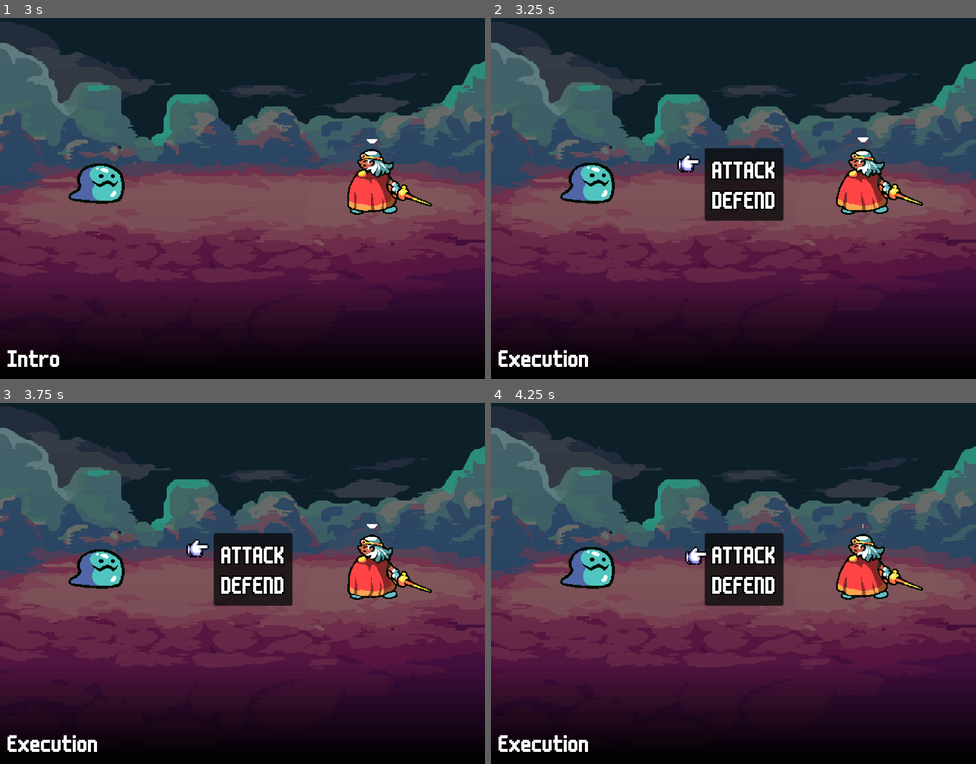
Above: before the commit, frames 1-4 (two rows, left to right).
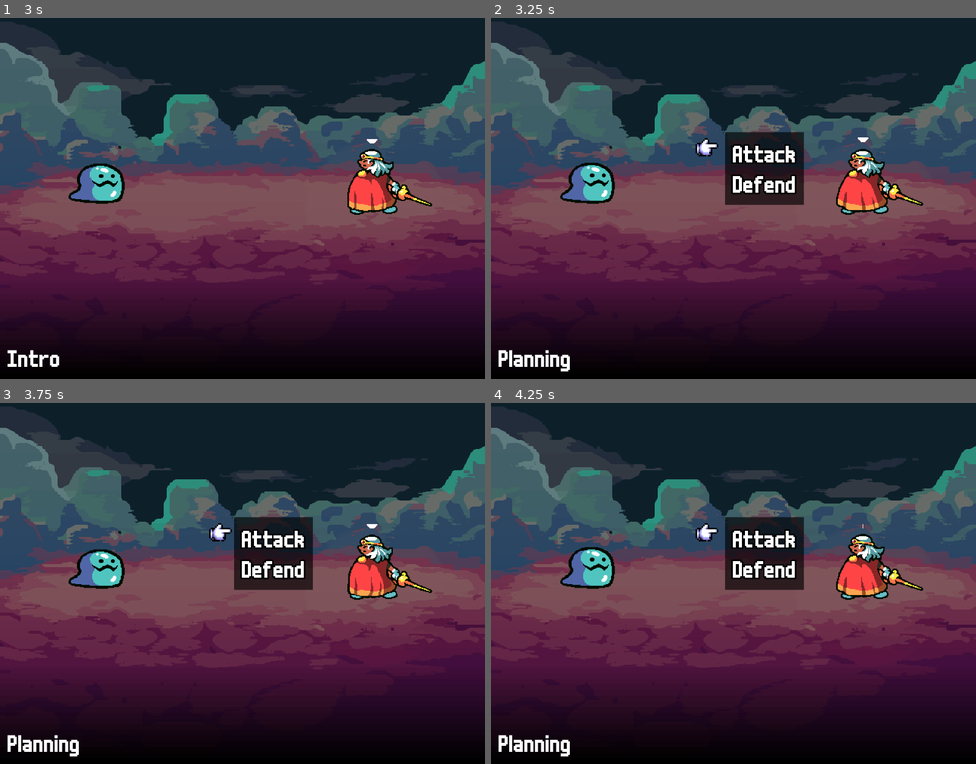
Above: after the commit, the same moments.

Repository: DevonOrxi/the-return
Game: Godot game, scene res://Source/Scene/Encounter.tscn
The game is run twice, just before and just after one commit, with the same random seed, the same clock (stepped at 60 frames per second) and the same inputs.
Inputs:
- Up to frame 1 (3 s): tap Enter (ui_accept) at 0.5, 0.6, 0.77, 1.07, 1.35, 1.52, 1.82, 2.1, 2.85 s; hold Right (ui_right) 0.53-1.28 s; hold Down (ui_down) 1.28-2.03 s; hold Right (ui_right) 2.03-2.78 s; hold Up (ui_up) from 2.78 s (still down)
- Up to frame 2 (3.25 s): keep holding Up (ui_up); tap Enter (ui_accept) at 3.02 s
- Up to frame 3 (3.75 s): tap Enter (ui_accept) at 3.32, 3.6 s; release Up (ui_up) at 3.53 s; hold Left (ui_left) from 3.53 s (still down)
- Up to frame 4 (4.25 s): keep holding Left (ui_left); tap Enter (ui_accept) at 3.77, 4.07 s

Frame 1 is identical in both runs. In frame 2, 4.9% of the frame differs, in the area x 1-65%, y 31-98%; in frame 3, 4.9%; in frame 4, 4.9%.

Commit message:
Instructions for UI

Diff:
--- /dev/null
+++ b/Source/Scene/BattleBasicLabel.tscn
@@ -0,0 +1,14 @@
+[gd_scene load_steps=3 format=3 uid="uid://calwg5s5fpxqg"]
+
+[ext_resource type="FontFile" uid="uid://dq40ewmey2fpc" path="res://Assets/Fonts/m6x11plus.ttf" id="1_sfjrh"]
+
+[sub_resource type="LabelSettings" id="LabelSettings_bv3gw"]
+font = ExtResource("1_sfjrh")
+font_size = 36
+outline_size = 8
+outline_color = Color(0, 0, 0, 1)
+
+[node name="Attack" type="Label"]
+size_flags_horizontal = 0
+text = "ATTACK"
+label_settings = SubResource("LabelSettings_bv3gw")
--- /dev/null
+++ b/Source/Scene/BattleSelectionCursor.tscn
@@ -0,0 +1,71 @@
+[gd_scene load_steps=5 format=3 uid="uid://dbktb84caprlv"]
+
+[ext_resource type="Texture2D" uid="uid://cgunupblcnbr2" path="res://Assets/UI/Cursors/cursor_hand.png" id="1_cwfo4"]
+
+[sub_resource type="Animation" id="Animation_qf5sy"]
+resource_name = "RESET"
+length = 0.1
+tracks/0/type = "value"
+tracks/0/imported = false
+tracks/0/enabled = true
+tracks/0/path = NodePath("PointerImage:position")
+tracks/0/interp = 1
+tracks/0/loop_wrap = true
+tracks/0/keys = {
+"times": PackedFloat32Array(0),
+"transitions": PackedFloat32Array(1),
+"update": 0,
+"values": [Vector2(-30, -10)]
+}
+
+[sub_resource type="Animation" id="Animation_7o4mf"]
+resource_name = "point"
+loop_mode = 1
+step = 0.05
+tracks/0/type = "value"
+tracks/0/imported = false
+tracks/0/enabled = true
+tracks/0/path = NodePath("PointerImage:position")
+tracks/0/interp = 1
+tracks/0/loop_wrap = true
+tracks/0/keys = {
+"times": PackedFloat32Array(0, 0.25, 0.5, 0.75, 2),
+"transitions": PackedFloat32Array(1, 3, 1, 1, 1),
+"update": 0,
+"values": [Vector2(-30, -10), Vector2(-34, -10), Vector2(-30, -10), Vector2(-26, -10), Vector2(-30, -10)]
+}
+
+[sub_resource type="AnimationLibrary" id="AnimationLibrary_l0ust"]
+_data = {
+"RESET": SubResource("Animation_qf5sy"),
+"point": SubResource("Animation_7o4mf")
+}
+
+[node name="SelectionCursor" type="Control"]
+layout_mode = 3
+anchors_preset = 0
+offset_left = 437.0
+offset_top = 209.0
+offset_right = 437.0
+offset_bottom = 209.0
+
+[node name="PointerImage" type="TextureRect" parent="."]
+layout_mode = 1
+anchors_preset = 6
+anchor_left = 1.0
+anchor_top = 0.5
+anchor_right = 1.0
+anchor_bottom = 0.5
+offset_left = -30.0
+offset_top = -10.0
+offset_bottom = 14.0
+grow_horizontal = 0
+grow_vertical = 2
+texture = ExtResource("1_cwfo4")
+stretch_mode = 2
+
+[node name="AnimationPlayer" type="AnimationPlayer" parent="."]
+libraries = {
+"": SubResource("AnimationLibrary_l0ust")
+}
+autoplay = "point"
--- a/Source/Scene/Encounter.tscn
+++ b/Source/Scene/Encounter.tscn
@@ -10,7 +10,7 @@
 [ext_resource type="Script" path="res://Source/Script/Battle/UIManager.gd" id="8_d3th6"]
 [ext_resource type="Texture2D" uid="uid://cnhpbdoql5sgw" path="res://Assets/UI/Cursors/arrow-down.png" id="9_6vlpy"]
 [ext_resource type="FontFile" uid="uid://dq40ewmey2fpc" path="res://Assets/Fonts/m6x11plus.ttf" id="9_p5plo"]
-[ext_resource type="Texture2D" uid="uid://cgunupblcnbr2" path="res://Assets/UI/Cursors/cursor_hand.png" id="10_15xvk"]
+[ext_resource type="Script" path="res://Source/Script/Battle/UI/ActionPanels/BaseActionPanel.gd" id="9_ra5gt"]
 
 [sub_resource type="AtlasTexture" id="AtlasTexture_2onxx"]
 atlas = ExtResource("6_8g0j1")
@@ -127,11 +127,7 @@
 "speed": 6.0
 }]
 
-[sub_resource type="LabelSettings" id="LabelSettings_bv3gw"]
-font = ExtResource("9_p5plo")
-font_size = 36
-outline_size = 8
-outline_color = Color(0, 0, 0, 1)
+[sub_resource type="CanvasItemMaterial" id="CanvasItemMaterial_5peuq"]
 
 [sub_resource type="Animation" id="Animation_llbrw"]
 resource_name = "RESET"
@@ -196,45 +192,6 @@
 "spin": SubResource("Animation_s3tvx")
 }
 
-[sub_resource type="Animation" id="Animation_qf5sy"]
-resource_name = "RESET"
-length = 0.1
-tracks/0/type = "value"
-tracks/0/imported = false
-tracks/0/enabled = true
-tracks/0/path = NodePath("PointerImage:position")
-tracks/0/interp = 1
-tracks/0/loop_wrap = true
-tracks/0/keys = {
-"times": PackedFloat32Array(0),
-"transitions": PackedFloat32Array(1),
-"update": 0,
-"values": [Vector2(-30, -10)]
-}
-
-[sub_resource type="Animation" id="Animation_7o4mf"]
-resource_name = "point"
-loop_mode = 1
-step = 0.05
-tracks/0/type = "value"
-tracks/0/imported = false
-tracks/0/enabled = true
-tracks/0/path = NodePath("PointerImage:position")
-tracks/0/interp = 1
-tracks/0/loop_wrap = true
-tracks/0/keys = {
-"times": PackedFloat32Array(0, 0.25, 0.5, 0.75, 2),
-"transitions": PackedFloat32Array(1, 3, 1, 1, 1),
-"update": 0,
-"values": [Vector2(-30, -10), Vector2(-34, -10), Vector2(-30, -10), Vector2(-26, -10), Vector2(-30, -10)]
-}
-
-[sub_resource type="AnimationLibrary" id="AnimationLibrary_l0ust"]
-_data = {
-"RESET": SubResource("Animation_qf5sy"),
-"point": SubResource("Animation_7o4mf")
-}
-
 [sub_resource type="CanvasItemMaterial" id="CanvasItemMaterial_cp0nv"]
 blend_mode = 3
 
@@ -375,43 +332,35 @@
 grow_vertical = 2
 metadata/_edit_lock_ = true
 
-[node name="BaseAction" type="PanelContainer" parent="CanvasLayer/UIManager/ActionPanels"]
+[node name="BaseAction" type="MarginContainer" parent="CanvasLayer/UIManager/ActionPanels"]
 visible = false
-layout_mode = 0
-offset_left = 282.0
-offset_top = 175.0
-offset_right = 386.0
-offset_bottom = 271.0
+layout_mode = 2
+offset_left = 309.0
+offset_top = 154.0
+offset_right = 329.0
+offset_bottom = 174.0
+script = ExtResource("9_ra5gt")
 metadata/_edit_group_ = true
 
-[node name="Panel" type="Panel" parent="CanvasLayer/UIManager/ActionPanels/BaseAction"]
-modulate = Color(0, 0, 0, 0.792157)
-clip_contents = true
+[node name="Panel" type="ColorRect" parent="CanvasLayer/UIManager/ActionPanels/BaseAction"]
+modulate = Color(0, 0, 0, 1)
+material = SubResource("CanvasItemMaterial_5peuq")
 layout_mode = 2
+color = Color(0, 0, 0, 0.65098)
 
 [node name="MarginContainer" type="MarginContainer" parent="CanvasLayer/UIManager/ActionPanels/BaseAction"]
 layout_mode = 2
+size_flags_horizontal = 0
+size_flags_vertical = 0
 theme_override_constants/margin_left = 10
 theme_override_constants/margin_top = 10
 theme_override_constants/margin_right = 10
 theme_override_constants/margin_bottom = 10
 
-[node name="Commands" type="VBoxContainer" parent="CanvasLayer/UIManager/ActionPanels/BaseAction/MarginContainer"]
+[node name="Elements" type="GridContainer" parent="CanvasLayer/UIManager/ActionPanels/BaseAction/MarginContainer"]
 layout_mode = 2
 size_flags_horizontal = 0
 size_flags_vertical = 0
-
-[node name="Attack" type="Label" parent="CanvasLayer/UIManager/ActionPanels/BaseAction/MarginContainer/Commands"]
-layout_mode = 2
-size_flags_horizontal = 0
-text = "ATTACK"
-label_settings = SubResource("LabelSettings_bv3gw")
-
-[node name="Defend" type="Label" parent="CanvasLayer/UIManager/ActionPanels/BaseAction/MarginContainer/Commands"]
-layout_mode = 2
-text = "DEFEND
-"
-label_settings = SubResource("LabelSettings_bv3gw")
 
 [node name="Cursors" type="Control" parent="CanvasLayer/UIManager"]
 layout_mode = 1
@@ -420,6 +369,7 @@
 anchor_bottom = 1.0
 grow_horizontal = 2
 grow_vertical = 2
+metadata/_edit_lock_ = true
 
 [node name="ActorPointers" type="Control" parent="CanvasLayer/UIManager/Cursors"]
 anchors_preset = 0
@@ -449,38 +399,10 @@
 texture = ExtResource("9_6vlpy")
 stretch_mode = 3
 
-[node name="TargetPointers" type="Control" parent="CanvasLayer/UIManager/Cursors"]
+[node name="SelectionCursors" type="Control" parent="CanvasLayer/UIManager/Cursors"]
 anchors_preset = 0
 offset_right = 40.0
 offset_bottom = 40.0
-
-[node name="TargetPointer" type="Control" parent="CanvasLayer/UIManager/Cursors/TargetPointers"]
-visible = false
-anchors_preset = 0
-offset_left = 437.0
-offset_top = 209.0
-offset_right = 437.0
-offset_bottom = 209.0
-
-[node name="PointerImage" type="TextureRect" parent="CanvasLayer/UIManager/Cursors/TargetPointers/TargetPointer"]
-layout_mode = 1
-anchors_preset = 6
-anchor_left = 1.0
-anchor_top = 0.5
-anchor_right = 1.0
-anchor_bottom = 0.5
-offset_left = -30.0
-offset_top = -10.0
-offset_bottom = 14.0
-grow_horizontal = 0
-grow_vertical = 2
-texture = ExtResource("10_15xvk")
-stretch_mode = 2
-
-[node name="AnimationPlayer" type="AnimationPlayer" parent="CanvasLayer/UIManager/Cursors/TargetPointers/TargetPointer"]
-libraries = {
-"": SubResource("AnimationLibrary_l0ust")
-}
 
 [node name="Gradient" type="TextureRect" parent="CanvasLayer/UIManager"]
 material = SubResource("CanvasItemMaterial_cp0nv")
--- a/Source/Script/Battle/Action/Instruction/InstructionType.gd
+++ b/Source/Script/Battle/Action/Instruction/InstructionType.gd
@@ -3,9 +3,8 @@
 enum UI {
 	DISABLE_ALL_ACTION_PANELS,
 	ENABLE_PANEL,
-	CLEAR_FOCUSED_PANEL,
-	SHOW_AND_POSITION_SELECTION_CURSOR,
+	SHOW_SELECTION_CURSORS_UI_ELEMENT,
 	CLEAR_ALL_SELECTION_CURSORS,
-	SHOW_AND_POSITION_ACTOR_POINTER,
+	SHOW_ACTOR_POINTER,
 	CLEAR_ALL_ACTOR_POINTERS,
 }
--- a/Source/Script/Battle/BattlePhase/BattlePhase.gd
+++ b/Source/Script/Battle/BattlePhase/BattlePhase.gd
@@ -6,7 +6,7 @@
 
 var _name: String
 var is_active: bool
-signal change_condition_met(to_phase: BattlePhase)
+signal change_condition_met(to_phase: BattlePhase, action: Dictionary)
 signal ui_change(instruction: UIInstructionType, payload: Dictionary)
 
 func start_with_params(_params):
--- a/Source/Script/Battle/BattlePhase/Phases/PlanningBattlePhase.gd
+++ b/Source/Script/Battle/BattlePhase/Phases/PlanningBattlePhase.gd
@@ -7,28 +7,37 @@
 	SELECT_BASE_ACTION,
 	SELECT_ABILITY,
 	ABILITY_SPECIFICS,
-	TARGET_ONE_ROW,
-	TARGET_TWO_ROW,
-	WAIT,
+	TARGET_ENEMY_ALL,
+	TARGET_ENEMY_SINGLE,
+	TARGET_SELF,
+	TARGET_ALLY_SINGLE,
+	TARGET_ALLY_ALL,
+	TARGET_ANY,
 	EXECUTE
 }
 
 class Action:
-	#var _stack: Array[ActionType]
-	#var _stack_pointer = 0
+	var _stack: Array[ActionType]
+	var _stack_pointer = 0
 	var name: String
 	var args: Array
 
-class ActionInput:
+class ActionResult:
 
 	var args = {
 
 	}
 
+class NavigationMap:
+	var grid: Dictionary
+	var dimensions: Vector2
+
 var next_phase: BattlePhase
 
 #var _navigationStack: Array[ActionType]
 var _actor: Battler
+var _action_result: ActionResult
+var _current_navigation_map: NavigationMap
 
 func _init():
 	name = "Planning"
@@ -37,17 +46,29 @@
 func start_with_params(params):
 	super.start_with_params(params)
 
+	# TODO: Refactor, make generic
 	var change_payload = {}
 	change_payload["enable_panel_target"] = "BaseAction"
 	change_payload["is_focus"] = true
+	change_payload["panel_elements"] = ["Attack", "Defend"]
+
+	var cursor_payload = {}
+	cursor_payload["cursor_element_indices"] = [0]
 
 	ui_change.emit(UIInstructionType.DISABLE_ALL_ACTION_PANELS, {})
 	ui_change.emit(UIInstructionType.ENABLE_PANEL, change_payload)
+	ui_change.emit(UIInstructionType.SHOW_SELECTION_CURSORS_UI_ELEMENT, cursor_payload)
 
 func _process(_delta):
+	_check_player_input()
+
+
+func _check_player_input():
+
+
 	# Placeholder
 	if Input.is_action_just_pressed("ui_accept"):
-		change_condition_met.emit(next_phase)
+		change_condition_met.emit(next_phase, {})
 
 func exit():
 	super.exit()
--- /dev/null
+++ b/Source/Script/Battle/UI/ActionPanels/BaseActionPanel.gd
@@ -0,0 +1,19 @@
+extends UIActionPanel
+
+const BattleLabel = preload("res://Source/Scene/BattleBasicLabel.tscn")
+
+func setup(payload: Dictionary):
+	for n in elements.get_children():
+		elements.remove_child(n)
+		n.queue_free()
+
+	var p_elements = payload["panel_elements"] as Array[String]
+	if not p_elements:
+		push_warning("WARNING: No elements for BaseActionPanel")
+		return
+
+	for e in p_elements:
+		var child = BattleLabel.instantiate()
+		child.text = e
+		child.name = e
+		elements.add_child(child)
--- /dev/null
+++ b/Source/Script/Battle/UI/UIActionPanel.gd
@@ -0,0 +1,8 @@
+extends Control
+
+class_name UIActionPanel
+
+@onready var elements = $MarginContainer/Elements
+
+func setup(payload: Dictionary):
+	pass
--- a/Source/Script/Battle/UIManager.gd
+++ b/Source/Script/Battle/UIManager.gd
@@ -3,17 +3,16 @@
 class_name UIManager
 
 const UIInstructionType = InstructionType.UI
+const SelectionCursor = preload("res://Source/Scene/BattleSelectionCursor.tscn")
 
 @onready var _debug_label = $Gradient/DebugLabel
 @onready var _ui_animation_player = $UIAnimationPlayer
 @onready var _action_panels = $ActionPanels
-@onready var _target_pointers = $Cursors/TargetPointers
-
-@onready var _placeholder_command_list = $ActionPanels/BaseAction/MarginContainer/Commands
+@onready var _selection_cursors = $Cursors/SelectionCursors
 
 signal start_animation_finished
 
-var _focused_panel: Control
+var _focused_panel: UIActionPanel
 
 func _ready():
 	pass
@@ -42,46 +41,67 @@
 	match instruction:
 		UIInstructionType.DISABLE_ALL_ACTION_PANELS:
 			_hide_all_action_panels()
-			_clear_focused_panel()
 		UIInstructionType.ENABLE_PANEL:
 			_enable_action_panel(payload)
-		UIInstructionType.CLEAR_FOCUSED_PANEL:
-			_clear_focused_panel()
+		UIInstructionType.CLEAR_ALL_SELECTION_CURSORS:
+			_clear_all_selection_cursors()
+		UIInstructionType.SHOW_SELECTION_CURSORS_UI_ELEMENT:
+			_show_selection_cursors_on_ui(payload)
 		_:
 			pass
 
 func _hide_all_action_panels():
 	_action_panels\
 		.get_children()\
-		.filter(func is_control(node): return node is Control)\
 		.all(\
 			func disable(node: Control):\
 				node.visible = false\
 		)
 
 func _enable_action_panel(payload: Dictionary):
-	var target = payload["enable_panel_target"]
-	if not target:
+	if not payload.has("enable_panel_target"):
 		push_warning("WARNING: No target for \"enable_action_panel\"")
 		return
 
-	var panel = _action_panels.find_child(target) as Control
+	if not payload.has("panel_elements"):
+		push_warning("WARNING: No panel elements for \"enable_action_panel\"")
+		return
+
+	var target = payload["enable_panel_target"]
+
+	var panel = _action_panels.find_child(target) as UIActionPanel
 	if not panel:
 		push_warning("WARNING: No target panel found for \"enable_action_panel\"")
 		return
 
+	var panel_payload = {}
+	panel_payload["panel_elements"] = payload["panel_elements"]
+	panel.setup(panel_payload)
+
 	panel.visible = true
+	_focused_panel = panel
 
-	if payload["is_focus"]:
-		_focused_panel = panel
+func _show_selection_cursors_on_ui(payload: Dictionary):
+	var cursor_element_indices = payload["cursor_element_indices"] as Array[int]
 
-	# TODO: Refactor, make geneneric
-	var cursor = _target_pointers.get_child(0) as Control
-	var element = _placeholder_command_list.get_child(0) as Control
-	if cursor and element:
-		cursor.visible = true
-		var position = element.get_screen_position() + Vector2(-6, element.size.y / 2)
-		cursor.set_global_position(position)
+	if not cursor_element_indices:
+		push_warning("WARNING: No cursor positions for \"show_selection_cursors\"")
+		return
 
-func _clear_focused_panel():
-	_focused_panel = null
+	for index in cursor_element_indices:
+		var cursor = SelectionCursor.instantiate()
+		var element = _focused_panel.elements.get_child(index) as Control
+
+		if not cursor or not element:
+			return
+
+		var c_position = element.global_position + Vector2(-6, element.size.y / 2)
+
+		cursor.set_global_position(c_position)
+		_selection_cursors.add_child(cursor)
+
+func _clear_all_selection_cursors():
+	var children = _selection_cursors.get_children()
+	for child in children:
+		_selection_cursors.remove_child(child)
+		child.queue_free()
Not shown: 1 places in Source/Scene/Encounter.tscn that only renumber resources
